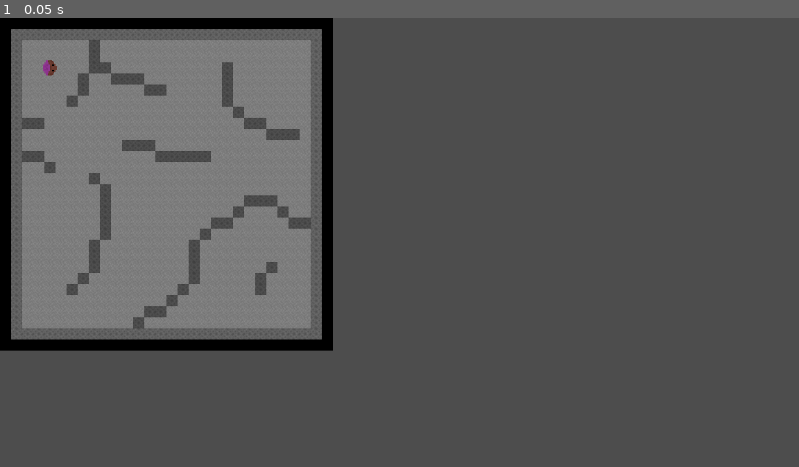
Above: before the commit, frame 1.
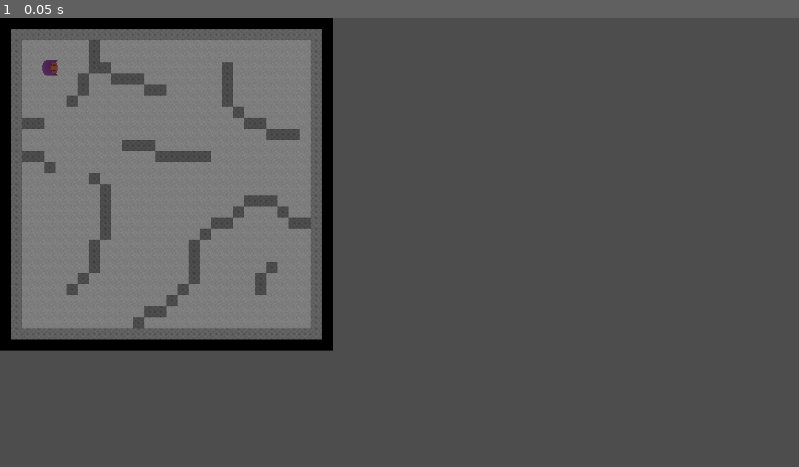
Above: after the commit, the same moment.

Repository: Auseawesome/a-gneiss-expedition
Game: Godot game, scene res://scenes/levels/boss.tscn
The game is run twice, just before and just after one commit, with the same random seed, the same clock (stepped at 60 frames per second) and the same inputs. This scene is started directly instead of the project's main scene.
Inputs:
- Up to frame 1 (0.05 s): no input

The runs differ from the first frame. In frame 1, less than 0.1% of the frame differs, in the area x 5-8%, y 9-13%.
Error in both runs: Invalid access to property or key 'global_position' on a base object of type 'Nil'. (res://scripts/character/goblin.gd:33)

Commit message:
New sorcerer textures and phases

Diff:
--- a/scenes/characters/sorcerer.tscn
+++ b/scenes/characters/sorcerer.tscn
@@ -1,36 +1,46 @@
 [gd_scene format=3 uid="uid://cr6l85823dqbx"]
 
 [ext_resource type="Script" uid="uid://x26new5a4psn" path="res://scripts/character/sorcerer.gd" id="1_at63c"]
+[ext_resource type="Texture2D" uid="uid://btgo4r20fmlft" path="res://sprites/character/sorcerer_preview.png" id="2_31ao7"]
 [ext_resource type="Texture2D" uid="uid://bmvyve1vwp2sd" path="res://sprites/character/sorcerer.png" id="2_at63c"]
 [ext_resource type="PackedScene" uid="uid://cntuvfgcg4ki6" path="res://scenes/projectiles/blast.tscn" id="2_ns241"]
+[ext_resource type="Texture2D" uid="uid://ddabmy1y56hsw" path="res://sprites/character/sorcerer_1.png" id="4_2uthu"]
+[ext_resource type="Texture2D" uid="uid://4tnfvwscikla" path="res://sprites/character/sorcerer_2.png" id="5_rescs"]
 
 [sub_resource type="CapsuleShape2D" id="CapsuleShape2D_qkygc"]
-height = 24.0
+radius = 11.0
+height = 22.0
 
 [node name="Sorcerer" type="CharacterBody2D" unique_id=1485013380]
-collision_layer = 2
-collision_mask = 2
+collision_layer = 3
+collision_mask = 3
 script = ExtResource("1_at63c")
+preview_texture = ExtResource("2_31ao7")
 projectile_scene = ExtResource("2_ns241")
+phase_1_tex = ExtResource("4_2uthu")
+phase_2_tex = ExtResource("5_rescs")
 
 [node name="Sprite2D" type="Sprite2D" parent="." unique_id=1161341499]
 rotation = -1.5707964
-scale = Vector2(0.8046875, 0.8046875)
 texture = ExtResource("2_at63c")
 
 [node name="CollisionShape2D" type="CollisionShape2D" parent="." unique_id=1151591506]
 rotation = 1.5707964
 shape = SubResource("CapsuleShape2D_qkygc")
 
-[node name="Shoot_Timer" type="Timer" parent="." unique_id=1379494761]
-wait_time = 4.0
-autostart = true
+[node name="ShootTimer" type="Timer" parent="." unique_id=1379494761]
+wait_time = 3.0
 
 [node name="Marker2D" type="Marker2D" parent="." unique_id=1460990067]
 position = Vector2(52, -3)
 
-[node name="Teleport_Timer" type="Timer" parent="." unique_id=1815095672]
-wait_time = 7.0
+[node name="TeleportTimer" type="Timer" parent="." unique_id=1815095672]
+wait_time = 5.0
 
-[connection signal="timeout" from="Shoot_Timer" to="." method="_on_timer_timeout"]
-[connection signal="timeout" from="Teleport_Timer" to="." method="_on_teleport_teleport_timer_timeout"]
+[node name="TeleportConfirmTimer" type="Timer" parent="." unique_id=1980178270]
+wait_time = 2.0
+one_shot = true
+
+[connection signal="timeout" from="ShootTimer" to="." method="_on_shoot_timer_timeout"]
+[connection signal="timeout" from="TeleportTimer" to="." method="_on_teleport_teleport_timer_timeout"]
+[connection signal="timeout" from="TeleportConfirmTimer" to="." method="_on_teleport_finished"]
--- a/scenes/projectiles/blast.tscn
+++ b/scenes/projectiles/blast.tscn
@@ -1,23 +1,22 @@
 [gd_scene format=3 uid="uid://cntuvfgcg4ki6"]
 
-[ext_resource type="Texture2D" uid="uid://bswubkyt6par0" path="res://sprites/character/goblin.png" id="1_3lec6"]
 [ext_resource type="Script" uid="uid://ci2h5lq85wb4r" path="res://scripts/projectile/sorcerer_blast.gd" id="1_i0bvg"]
+[ext_resource type="Texture2D" uid="uid://cvbqy7ak3umax" path="res://sprites/projectiles/blast.png" id="2_5q0vn"]
 
 [sub_resource type="CapsuleShape2D" id="CapsuleShape2D_3lec6"]
-radius = 1.0
-height = 36.0
+radius = 3.9999273
+height = 11.987687
 
 [node name="Blast" type="Area2D" unique_id=1044361944]
 script = ExtResource("1_i0bvg")
 
 [node name="CollisionShape2D" type="CollisionShape2D" parent="." unique_id=884266433]
 z_index = 1
+position = Vector2(2, 0)
 rotation = 1.5768434
 shape = SubResource("CapsuleShape2D_3lec6")
 
 [node name="Sprite2D" type="Sprite2D" parent="." unique_id=1434858122]
-position = Vector2(0, 4.2351647e-22)
-scale = Vector2(2.5, 0.28124997)
-texture = ExtResource("1_3lec6")
+texture = ExtResource("2_5q0vn")
 
 [connection signal="body_shape_entered" from="." to="." method="_on_body_shape_entered"]
--- a/scripts/character/sorcerer.gd
+++ b/scripts/character/sorcerer.gd
@@ -1,8 +1,15 @@
 extends Goblin
 
+@export var preview_texture: Texture2D
 @export var projectile_scene: PackedScene
-var max_distance_from_player = 30.0;
-var teleport_distance = 20.0;
+@export var phase_1_tex: Texture2D
+@export var phase_2_tex: Texture2D
+var max_distance_from_player := 40.0;
+var teleport_distance := 30.0;
+
+var tp_preview: Sprite2D
+
+var phase := 0
 
 func _physics_process(_delta: float) -> void:
 	if (GlobalData.game_over):
@@ -10,40 +17,77 @@
 	goblin_movement(_delta)
 
 func _ready() -> void:
-	$Shoot_Timer.start()
-	$Teleport_Timer.start()
-	max_speed = 10
-	acceleration = 1
-	max_health = 250
-	bounce_acceleration = 100
+	$ShootTimer.start()
+	$TeleportTimer.start()
+	max_speed = 15
+	acceleration = 2
+	max_health = 1500
+	bounce_acceleration = 250
+	money = 25
+	# This is contact damage not projectile damage
+	damage = 10
 
 	current_health = max_health
 
-func _on_timer_timeout() -> void:
+func _on_shoot_timer_timeout() -> void:
 	if (GlobalData.game_over):
 		return
 	shoot()
+	phase_check()
 
 func shoot():
 	if GlobalData.player == null: return
 
 	var bullet: Area2D = projectile_scene.instantiate()
 
-	# Probably should be refactored to add it in a better defined location?
-	get_tree().current_scene.add_child(bullet)
+	get_parent().add_child(bullet)
 	bullet.global_position = global_position
 
 	bullet.direction = global_position.direction_to(GlobalData.player.global_position)
 	bullet.look_at(GlobalData.player.global_position)
-func teleport():
+
+func phase_check() -> void:
+	# Double attack speed under half health but slow teleporting
+	if (phase == 0 && current_health <= max_health*2/3):
+		phase = 1
+		acceleration = 5
+		max_speed = 30
+		bounce_acceleration = 400
+		$ShootTimer.wait_time = 1.5
+		$TeleportTimer.wait_time = 7.5
+		$Sprite2D.texture = phase_1_tex
+	elif (phase == 1 && current_health < max_health/3):
+		phase = 2
+		acceleration = 1
+		max_speed = 0
+		bounce_acceleration = 200
+		$TeleportTimer.wait_time = 3
+		$TeleportConfirmTimer.wait_time = 0.5
+		$ShootTimer.wait_time = 2
+		$Sprite2D.texture = phase_2_tex
+
+func teleport_preview():
 	var player = GlobalData.player
 	var player_coords = player.global_position
-	var random_direction = Vector2.LEFT.rotated( randf_range(0, TAU))
+	var random_direction = Vector2.LEFT.rotated(randf_range(0, TAU))
 	var offset = player_coords + (random_direction * teleport_distance)
-	global_position = offset;
+
+	tp_preview = Sprite2D.new()
+	tp_preview.texture = preview_texture
+	get_parent().add_child(tp_preview)
+
+	tp_preview.global_position = offset
+
+	$TeleportConfirmTimer.start()
 
 
 func _on_teleport_teleport_timer_timeout() -> void:
+	if (GlobalData.game_over):
+		return
 	var player_position = GlobalData.player.global_position
 	if (player_position.distance_to(global_position) >= max_distance_from_player):
-		teleport()
+		teleport_preview()
+
+func _on_teleport_finished() -> void:
+	global_position = tp_preview.global_position
+	tp_preview.queue_free()
--- a/scripts/projectile/sorcerer_blast.gd
+++ b/scripts/projectile/sorcerer_blast.gd
@@ -1,7 +1,8 @@
 extends Area2D
-@export var speed: float = 400.0
+@export var speed: float = 200.0
 var direction: Vector2 = Vector2.ZERO
 var damage = 10
+
 func _process(delta: float) -> void:
 	position += direction * speed * delta
 
@@ -9,5 +10,5 @@
 	if body is Player:
 		GlobalData.player.current_health -= damage
 		queue_free()
-	elif body is StaticBody2D or body is TileMap:
+	elif body is StaticBody2D or body is TileMapLayer:
 		queue_free()
Binary file changed: sprites/character/sorcerer.png
Binary file added: sprites/character/sorcerer_1.png
Not shown, added: sprites/character/sorcerer_1.png.import
Binary file added: sprites/character/sorcerer_2.png
Not shown, added: sprites/character/sorcerer_2.png.import
Binary file added: sprites/character/sorcerer_preview.png
Not shown, added: sprites/character/sorcerer_preview.png.import
Binary file added: sprites/projectiles/blast.png
Not shown, added: sprites/projectiles/blast.png.import
